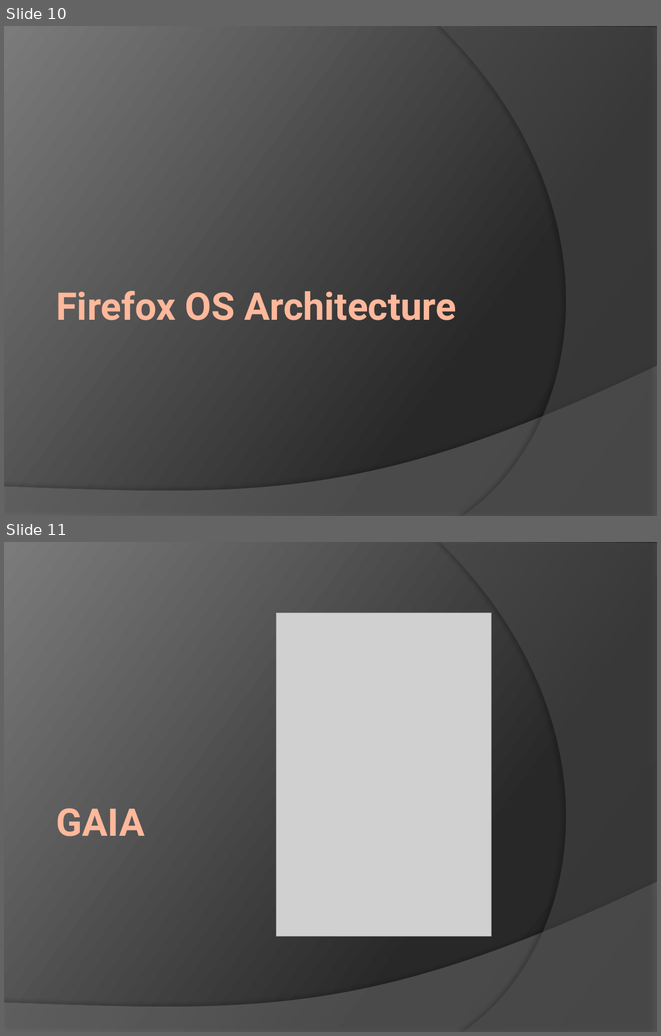
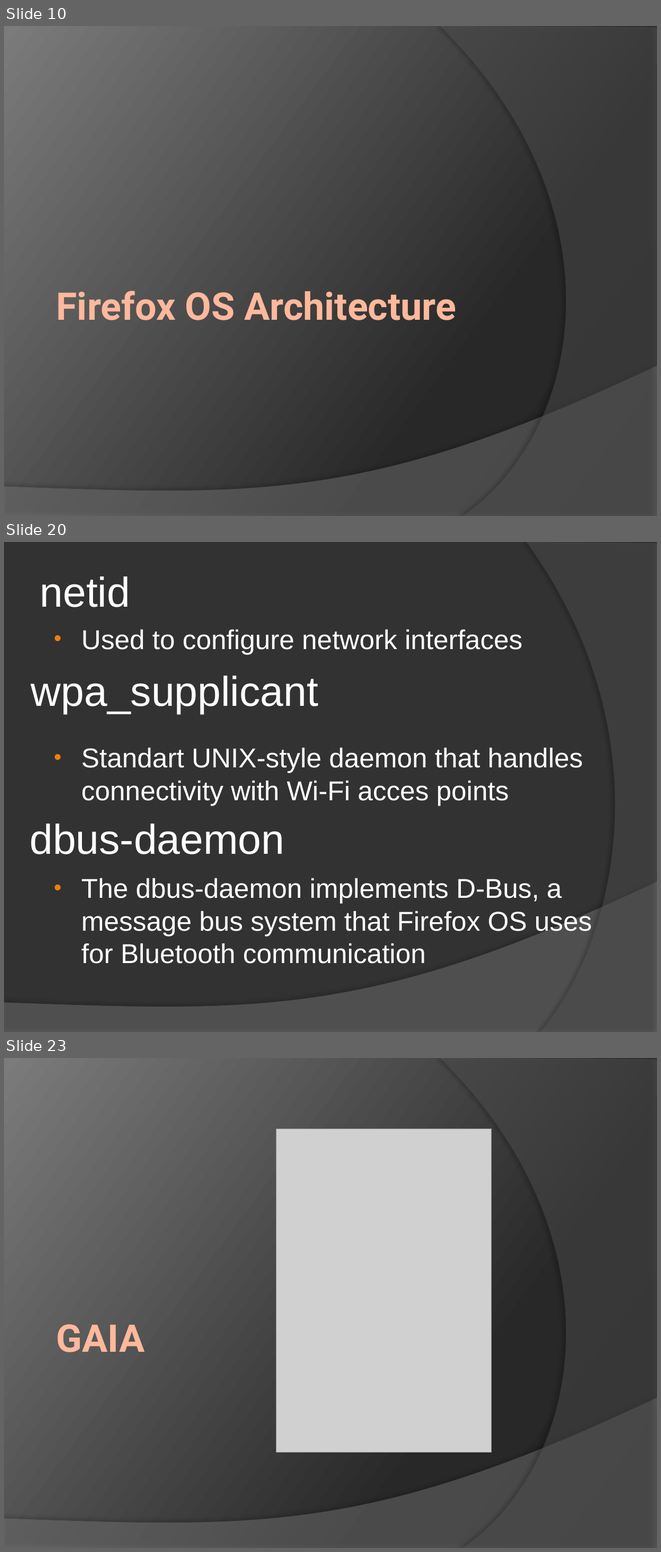
Before and after one commit to ymihaylov/Firefox-OS-Documentation-Project, a slide deck: Firefox OS.pptx. Shown one above the other, each under a label of ours: slides 10 and 11 before the commit, slides 10, 20 and 23 after it; the slides between them are not shown. The pictures are 661x1036 and 661x1552 pixels, drawn with LibreOffice and Linux fonts; fonts in the diff are those of the drawing; grey boxes stand for pictures. Boxes give left, top, right and bottom in pixels: in the first picture for what was removed or moved away, otherwise in the second. Text is boxed around its words. In the diff, an @@ line names an element or a change of style, - is before the commit and + after.

```diff
--- a/Firefox OS.pptx
+++ b/Firefox OS.pptx
@@ slide 20 added at (4,542,657,1032), background #323232; not listed: 1 template element that a slide beside it also shows @@
@@ freeform shape added at (527,542,657,1032), fill #5E5E5E at 40% opacity @@
@@ title added at (40,576,131,607), 46 pt, text #FFFFFF @@
+netid
@@ text added at (81,629,522,654), 30 pt, text #FFFFFF @@
+• Used to configure network interfaces
@@ title added at (31,676,318,714), 46 pt, text #FFFFFF @@
+wpa_supplicant
@@ text added at (81,748,583,805), 30 pt, text #FFFFFF @@
+• Standart UNIX-style daemon that handles connectivity with Wi-Fi acces points
@@ title added at (29,823,284,854), 46 pt, text #FFFFFF @@
+dbus-daemon
@@ text added at (81,878,592,963), 30 pt, text #FFFFFF @@
+• The dbus-daemon implements D-Bus, a message bus system that Firefox OS uses for Bluetooth communication
@@ what was slide 11 is now slide 23 @@
```
Also in this commit, not shown: 11 other slides added.
